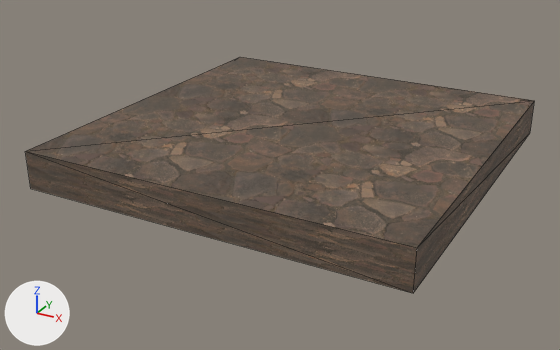
A saved change to the glTF model assets/models/floor.glb.
One viewpoint serves both versions: a 50 mm camera at (8.91, -17.42, 7.57) aimed at (-0.34, -0.6, -0.83). Arrows for +X, +Y and +Z are at lower left; the lights stay in place. The picture after the commit comes second. Mesh edges are drawn as thin lines. Where no turn or scale is listed for an object, it has been applied to the vertices. Vertices at exactly the same position are counted once.
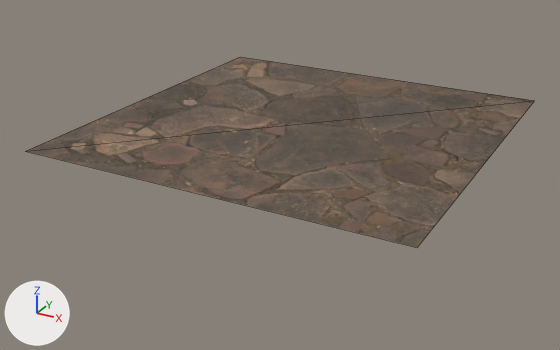
Commit message: blood on floor kinda works

The change, as a diff of the scene's bpy script:
```diff
--- a/assets/models/floor.glb.py
+++ b/assets/models/floor.glb.py
@@ me_cube_001 @@
 # used by ob_cube; location = (0.0, 0.0, 0.0)
 # verts and faces of me_cube_001; kept vertices keep their numbers, new ones are numbered from 8
 # before: 0 (-5.0, -5.0, -0.5) at pixel (30, 188), 1 (-5.0, -5.0, 0.5) at pixel (25, 151), 2 (-5.0, 5.0, -0.5), 3 (-5.0, 5.0, 0.5) at pixel (240, 56), 4 (5.0, -5.0, -0.5) at pixel (413, 293)
 # before: 5 (5.0, -5.0, 0.5) at pixel (417, 247), 6 (5.0, 5.0, -0.5) at pixel (530, 132), 7 (5.0, 5.0, 0.5) at pixel (534, 100)
-me_cube_001.from_pydata(...)  # 8 vertices, 12 faces; spans x -5.0..5.0, y -5.0..5.0, z -0.5..0.5
+me_cube_001.from_pydata(...)  # 4 vertices, 2 faces; spans x -5.0..5.0, y -5.0..5.0, z 0.5
+# me_cube_001 part 1
+delete_vertices([0, 2, 4, 6])  # with the faces that use them
+# me_cube_001 part 2: 2 kept faces spanning x -5.0..5.0, y -5.0..5.0, z 0.5 get new texture (UV) coordinates
 me_cube_001.materials.append(mat_floortile)
```

What differs and where, as boxes (x1, y1, x2, y2) in the pictures (560 x 350 px):
'Cube', reshaped (19% shorter)
    before: (25, 57, 535, 293)
    after: (26, 57, 535, 247)
part 1 of me_cube_001, deleted (brown)
    before: (25, 102, 534, 293)
part 2 of me_cube_001, surface changed
    both: (26, 57, 535, 247)
